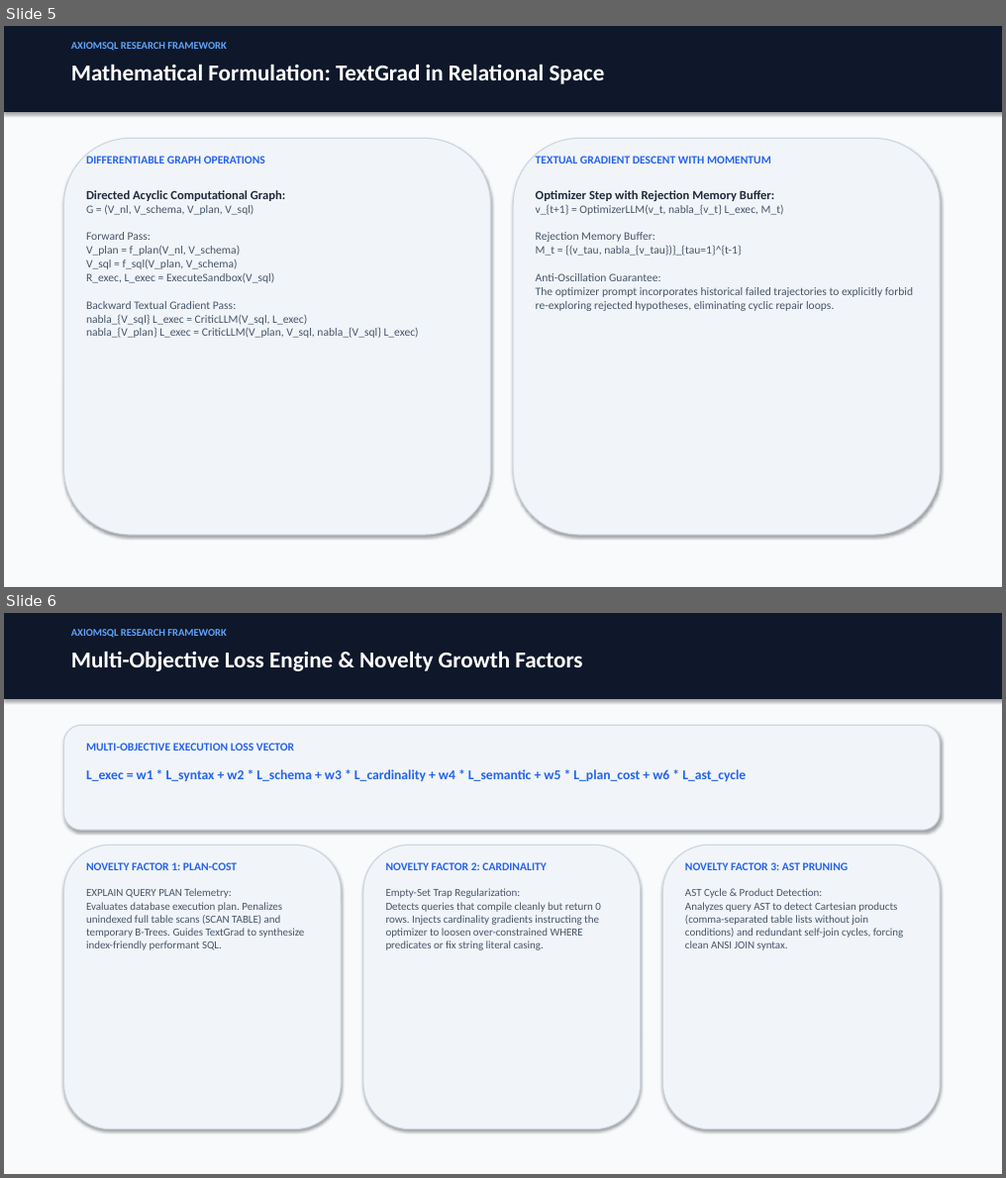
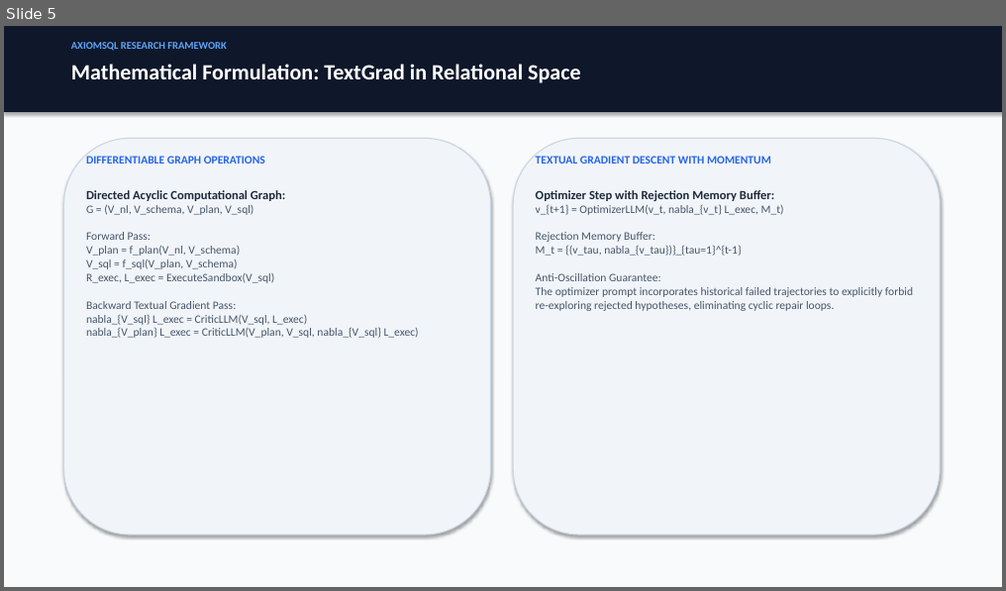
Before and after one commit to DharshiniPES/axiom-sql-textgrad, a slide deck: presentation/AxiomSQL_Presentation.pptx. Shown one above the other, each under a label of ours: slides 5 and 6 before the commit, slide 5 after it. The pictures are 1006x1178 and 1006x591 pixels, drawn with LibreOffice and Linux fonts; fonts in the diff are those of the drawing. Boxes give left, top, right and bottom in pixels: in the first picture for what was removed or moved away, otherwise in the second. Text is boxed around its words. In the diff, an @@ line names an element or a change of style, - is before the commit and + after.

Commit message:
feat(novelty): add adversarial perturbation, ast divergence, lr annealing, and new 14-slide ppt

```diff
--- a/presentation/AxiomSQL_Presentation.pptx
+++ b/presentation/AxiomSQL_Presentation.pptx
@@ slide 6 removed at [4,613,1002,1174], background #F8FAFC @@
@@ rectangle removed at [4,613,1002,699] @@
@@ text removed at [71,629,226,638] @@
-AXIOMSQL RESEARCH FRAMEWORK
@@ text removed at [71,651,582,671] @@
-Multi-Objective Loss Engine & Novelty Growth Factors
@@ rounded rectangle removed at [63,725,940,830] @@
@@ text removed at [86,743,294,751] @@
-MULTI-OBJECTIVE EXECUTION LOSS VECTOR
@@ text removed at [86,769,746,781] @@
-L_exec = w1 * L_syntax + w2 * L_schema + w3 * L_cardinality + w4 * L_semantic + w5 * L_plan_cost + w6 * L_ast_cycle
@@ rounded rectangle removed at [63,845,341,1130] @@
@@ rounded rectangle removed at [363,845,641,1130] @@
@@ rounded rectangle removed at [662,845,940,1130] @@
@@ text removed at [86,862,237,870] @@
-NOVELTY FACTOR 1: PLAN-COST
@@ text removed at [386,862,546,870] @@
-NOVELTY FACTOR 2: CARDINALITY
@@ text removed at [685,862,848,870] @@
-NOVELTY FACTOR 3: AST PRUNING
@@ text removed at [86,888,305,951] @@
-EXPLAIN QUERY PLAN Telemetry:
-Evaluates database execution plan. Penalizes unindexed full table scans (SCAN TABLE) and temporary B-Trees. Guides TextGrad to synthesize index-friendly performant SQL.
@@ text removed at [386,888,601,951] @@
-Empty-Set Trap Regularization:
-Detects queries that compile cleanly but return 0 rows. Injects cardinality gradients instructing the optimizer to loosen over-constrained WHERE predicates or fix string literal casing.
@@ text removed at [685,888,904,951] @@
-AST Cycle & Product Detection:
-Analyzes query AST to detect Cartesian products (comma-separated table lists without join conditions) and redundant self-join cycles, forcing clean ANSI JOIN syntax.
@@ slide 5 changed as well @@
@@ text "Mathematical Formulation: TextGrad in Relational ..." at [71,64,580,83]: size 22 to 21 pt @@
```
Also in this commit, not shown: 8 other slides changed, 5 slides added, 2 other slides removed, 17 other files.
